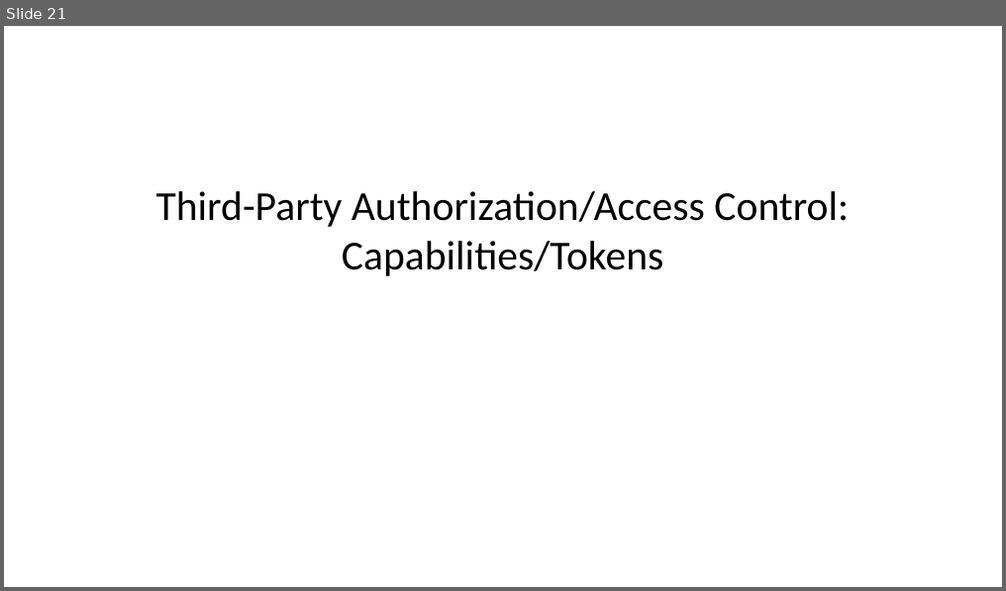
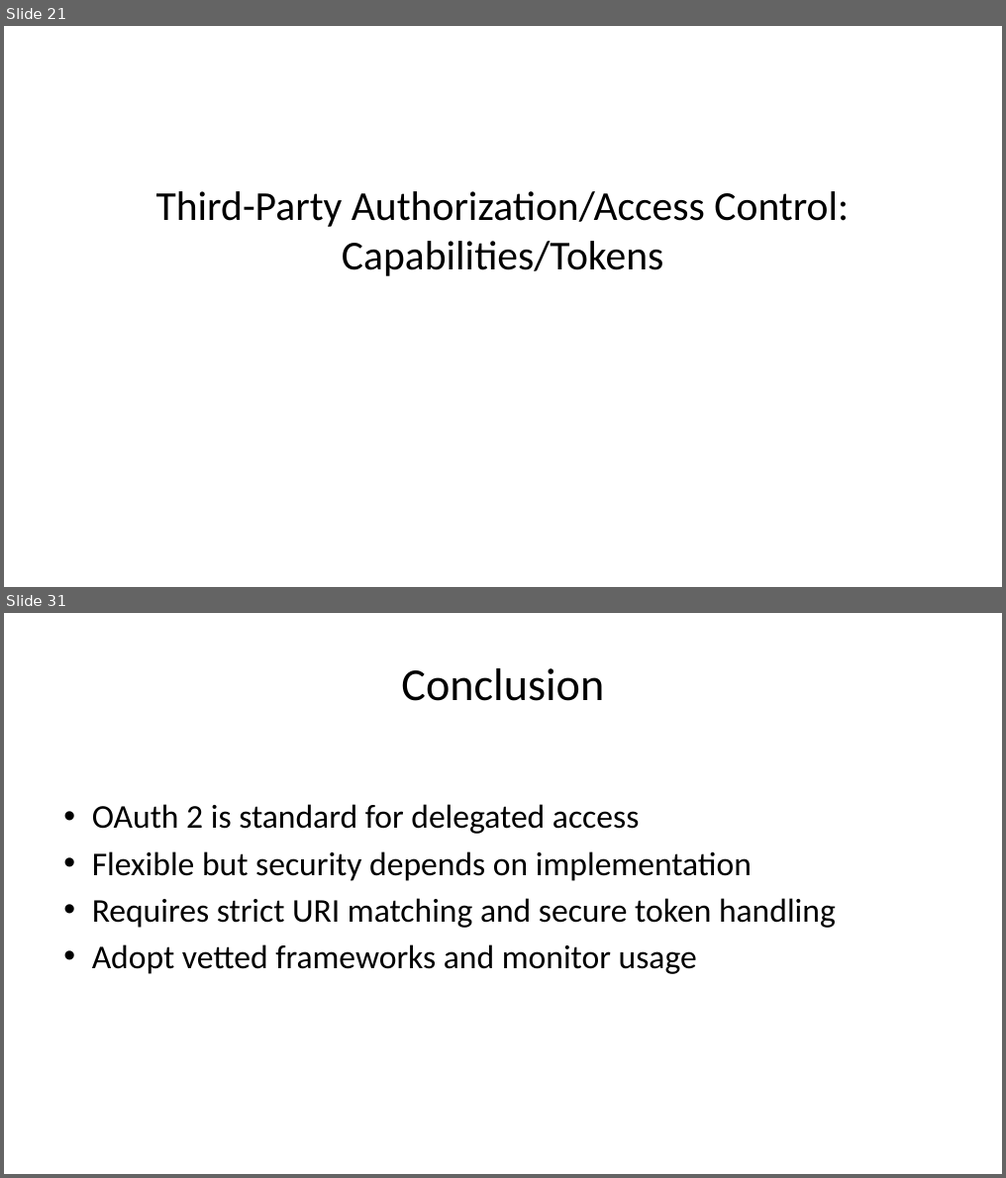
Before and after one commit to noise-lab/security-course, a slide deck: docs/slides/04-Authenticaation.pptx. Shown one above the other, each under a label of ours: slide 21 before the commit, slides 21 and 31 after it; the slides between them are not shown. The pictures are 1006x591 and 1006x1178 pixels, drawn with LibreOffice and Linux fonts; fonts in the diff are those of the drawing. Boxes give left, top, right and bottom in pixels: in the first picture for what was removed or moved away, otherwise in the second. Text is boxed around its words. In the diff, an @@ line names an element or a change of style, - is before the commit and + after.

Commit message:
push in some updated slides for OAuth, more detail.

```diff
--- a/docs/slides/04-Authenticaation.pptx
+++ b/docs/slides/04-Authenticaation.pptx
@@ slide 31 added at (x1=4, y1=613, x2=1002, y2=1174), background #FFFFFF @@
@@ title added at (x1=401, y1=668, x2=604, y2=701), 33 pt, text #000000 @@
+Conclusion
@@ text added at (x1=92, y1=804, x2=836, y2=974), 24 pt, text #000000 @@
+• OAuth 2 is standard for delegated access
+• Flexible but security depends on implementation
+• Requires strict URI matching and secure token handling
+• Adopt vetted frameworks and monitor usage
```
Also in this commit, not shown: 9 other slides added, 1 other file.
